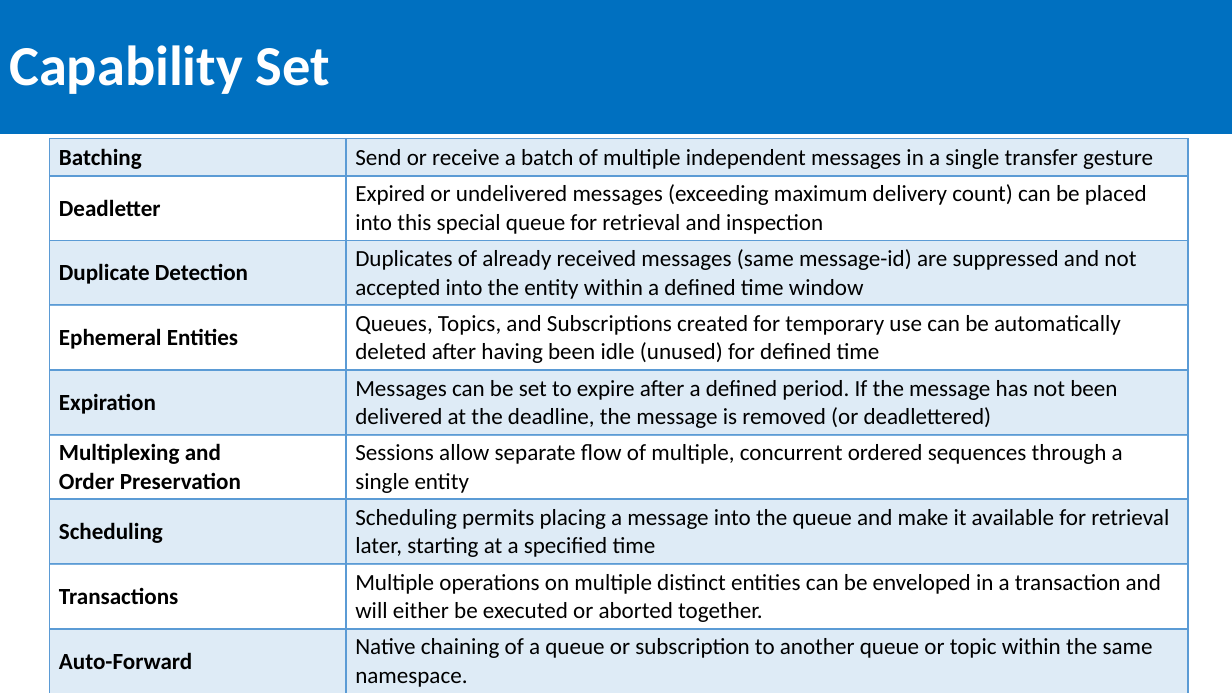
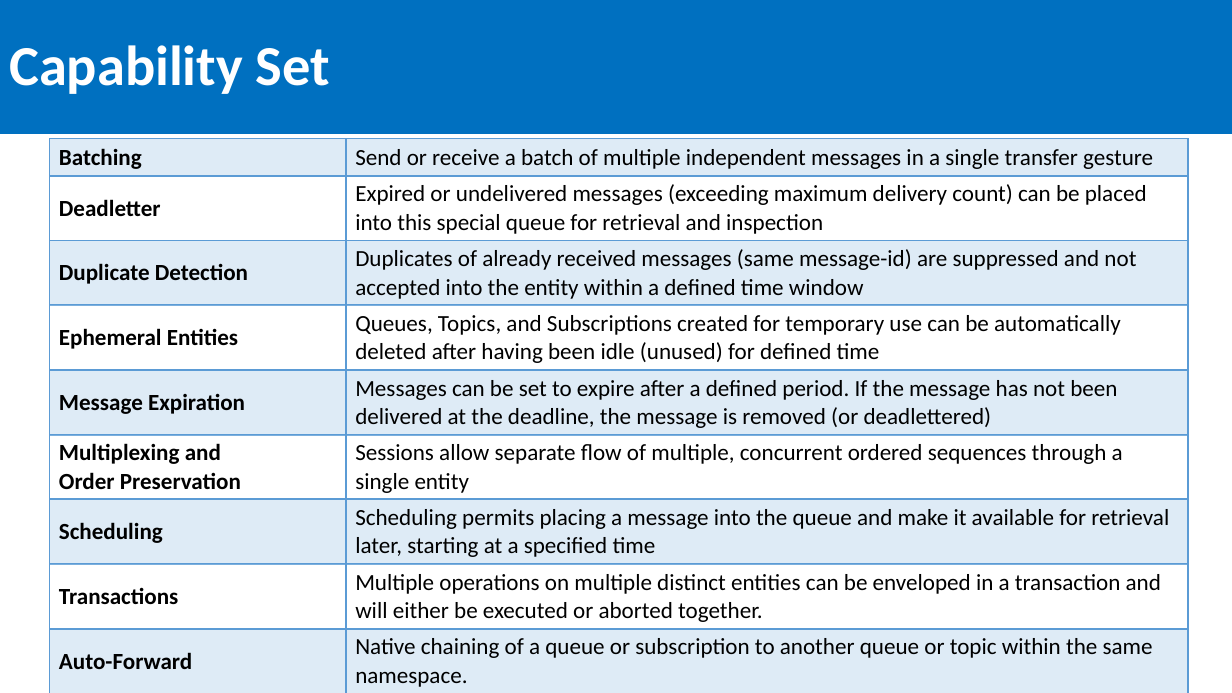
Before and after one commit to SeanFeldman/ASB-DotNet-YYC, a slide deck: slide 5 of Azure Service Bus Calgary .NET usergroup 2016-03-24.pptx. Drawn at 1232x693 pixels with LibreOffice and Linux fonts; fonts in the diff are those of the drawing. Boxes give left, top, right and bottom in pixels: in the first picture for what was removed or moved away, otherwise in the second. Text is boxed around its words. In the diff, an @@ line names an element or a change of style, - is before the commit and + after.

```diff
--- a/Azure Service Bus Calgary .NET usergroup 2016-03-24.pptx
+++ b/Azure Service Bus Calgary .NET usergroup 2016-03-24.pptx
@@ table at (50, 370, 1189, 434) @@
-row 1, column 1: Expiration
+row 1, column 1: Message Expiration
```
Also in this commit, not shown: 2 other slides changed.
